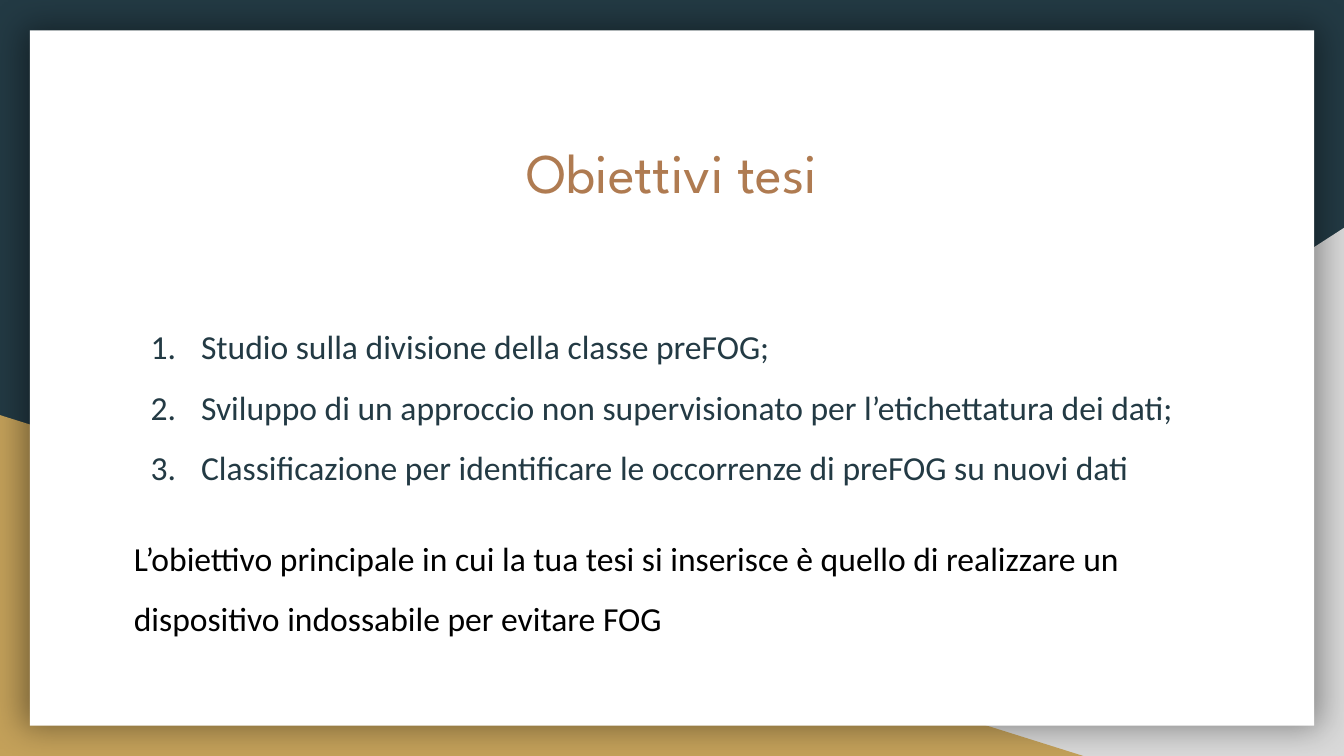
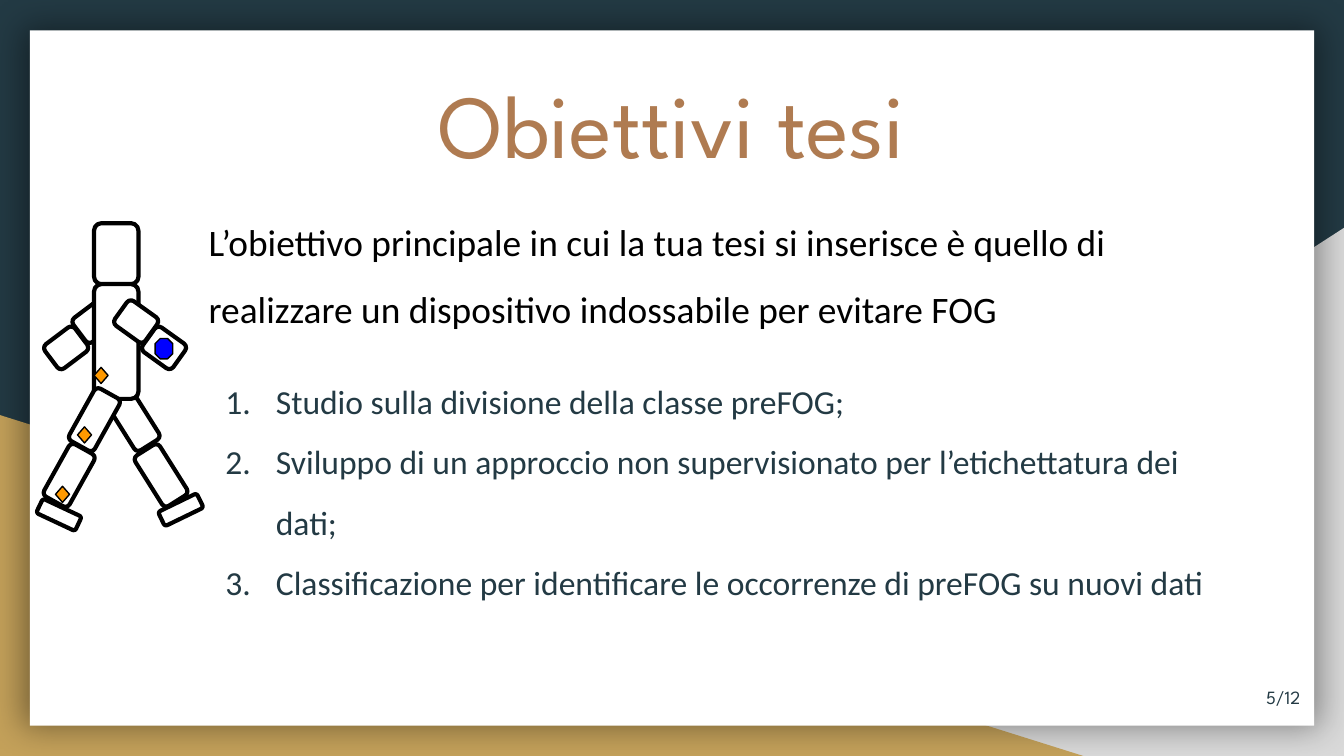
Before and after one commit to fuserale/tesi, a slide deck: slide 5 of tex_tesi/Apprendimento non supervisionato per l’identificazione di contesti di Freezing of Gait (FOG) in pazienti affetti da Morbo di Parkinson.pptx. Drawn at 1344x756 pixels with LibreOffice and Linux fonts; fonts in the diff are those of the drawing. Boxes give left, top, right and bottom in pixels: in the first picture for what was removed or moved away, otherwise in the second. Text is boxed around its words. In the diff, an @@ line names an element or a change of style, - is before the commit and + after.

Commit message:
14/03

```diff
--- a/tex_tesi/Apprendimento non supervisionato per l’identificazione di contesti di Freezing of Gait (FOG) in pazienti affetti da Morbo di Parkinson.pptx
+++ b/tex_tesi/Apprendimento non supervisionato per l’identificazione di contesti di Freezing of Gait (FOG) in pazienti affetti da Morbo di Parkinson.pptx
@@ title "Obiettivi tesi": place and size @@
-title "Obiettivi tesi" at bbox=[526, 154, 818, 194]
+title "Obiettivi tesi" at bbox=[439, 96, 905, 159]
@@ title "Obiettivi tesi" at bbox=[439, 96, 905, 159]: size 30 to 48 pt @@
@@ text "L’obiettivo principale in cui la ...": place and size @@
-text "L’obiettivo principale in cui la ..." at bbox=[134, 335, 1172, 637]
+text "L’obiettivo principale in cui la ..." at bbox=[209, 230, 1203, 601]
@@ rounded rectangle added at bbox=[94, 223, 138, 284], outline #000000 2.25 pt @@
@@ text at bbox=[209, 230, 1105, 329]: paragraph added @@
+L’obiettivo principale in cui la tua tesi si inserisce è quello di realizzare un dispositivo indossabile per evitare FOG
@@ rounded rectangle added at bbox=[70, 298, 119, 345], fill #FFFFFF, outline #000000 2.25 pt @@
@@ rounded rectangle added at bbox=[94, 284, 138, 398], fill #FFFFFF, outline #000000 2.25 pt @@
@@ rounded rectangle added at bbox=[112, 298, 161, 345], fill #FFFFFF, outline #000000 2.25 pt @@
@@ rounded rectangle added at bbox=[42, 324, 91, 372], fill #FFFFFF, outline #000000 2.25 pt @@
@@ rounded rectangle added at bbox=[140, 325, 189, 372], outline #000000 2.25 pt @@
@@ octagon added at bbox=[155, 339, 172, 359], fill #0000FF, outline #000000 0.75 pt @@
@@ rounded rectangle added at bbox=[66, 386, 122, 454], fill #FFFFFF, outline #000000 2.25 pt @@
@@ diamond added at bbox=[94, 367, 108, 383], fill #FF9900, outline #000000 0.75 pt @@
@@ rounded rectangle added at bbox=[105, 386, 161, 452], fill #FFFFFF, outline #000000 2.25 pt @@
@@ text at bbox=[276, 390, 844, 420]: more space between paragraphs @@
@@ rounded rectangle added at bbox=[42, 441, 98, 509], fill #FFFFFF, outline #000000 2.25 pt @@
@@ diamond added at bbox=[78, 427, 91, 444], fill #FF9900, outline #000000 0.75 pt @@
@@ rounded rectangle added at bbox=[133, 442, 190, 507], fill #FFFFFF, outline #000000 2.25 pt @@
@@ rounded rectangle added at bbox=[36, 498, 82, 531], fill #FFFFFF, outline #000000 2.25 pt @@
@@ diamond added at bbox=[55, 487, 69, 503], fill #FF9900, outline #000000 0.75 pt @@
@@ rounded rectangle added at bbox=[159, 493, 204, 526], fill #FFFFFF, outline #000000 2.25 pt @@
@@ text at bbox=[134, 547, 1118, 637]: paragraph removed @@
-L’obiettivo principale in cui la tua tesi si inserisce è quello di realizzare un dispositivo indossabile per evitare FOG
@@ page number added at bbox=[1266, 691, 1300, 706], 10 pt, text #233A44 @@
+5/12
```
Also in this commit, not shown: 6 other slides changed, 5 slides added, 5 slides removed.
